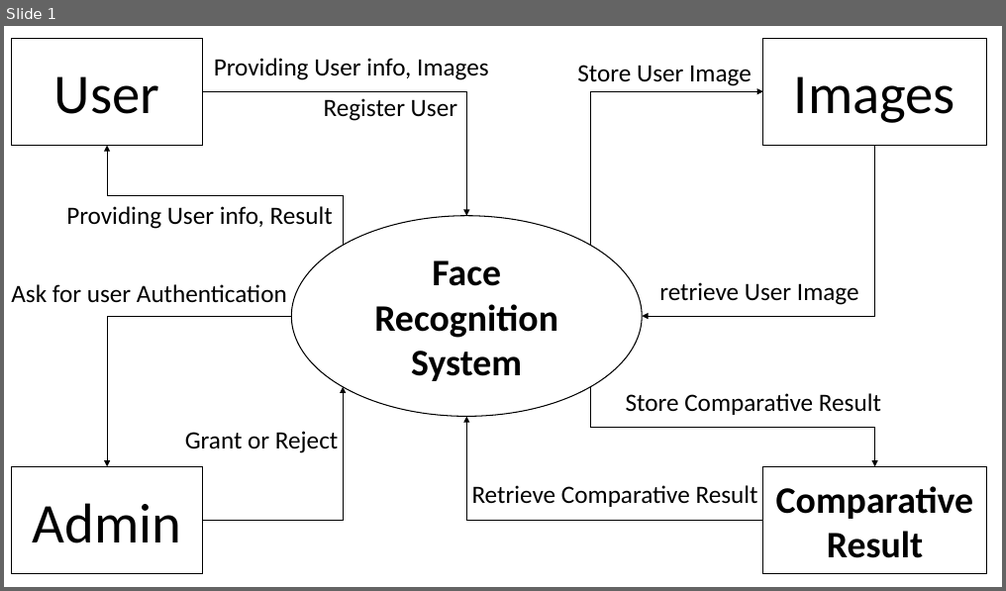
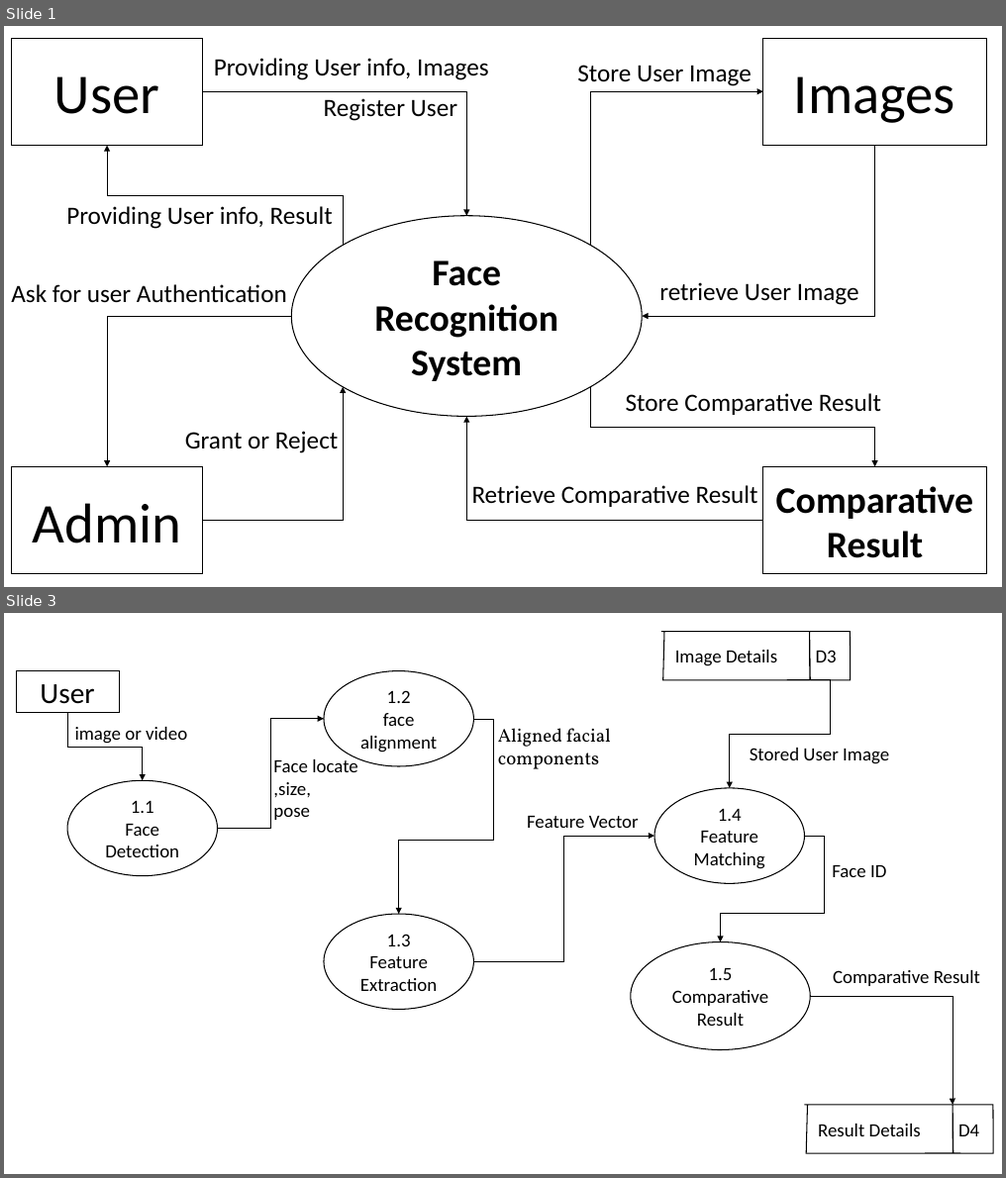
Before and after one commit to sayan801/facerecognizer, a slide deck: report/DFD_FaceRecognition.pptx. Shown one above the other, each under a label of ours: slide 1 before the commit, slides 1 and 3 after it; the slides between them are not shown. The pictures are 1006x591 and 1006x1178 pixels, drawn with LibreOffice and Linux fonts; fonts in the diff are those of the drawing. Boxes give left, top, right and bottom in pixels: in the first picture for what was removed or moved away, otherwise in the second. Text is boxed around its words. In the diff, an @@ line names an element or a change of style, - is before the commit and + after.

```diff
--- a/report/DFD_FaceRecognition.pptx
+++ b/report/DFD_FaceRecognition.pptx
@@ slide 3 added at [4, 613, 1002, 1174], background #FFFFFF @@
@@ group added at [16, 632, 993, 1154]: 7 elbow arrows, 7 texts, 5 ellipses, 2 freeform shapes, 1 rectangle @@
+1.1
+Face Detection
+1.5
+Comparative Result
+1.4
+Feature Matching
+1.3
+Feature Extraction
+1.2
+face alignment
+User
+Image Details D3
+Result Details D4
+image or video
+Face locate
+,size,
+pose
+Aligned facial components
+Feature Vector
+Stored User Image
+Face ID
+Comparative Result
```
Also in this commit, not shown: 1 slide changed, 2 other slides added, 1 slide removed.
